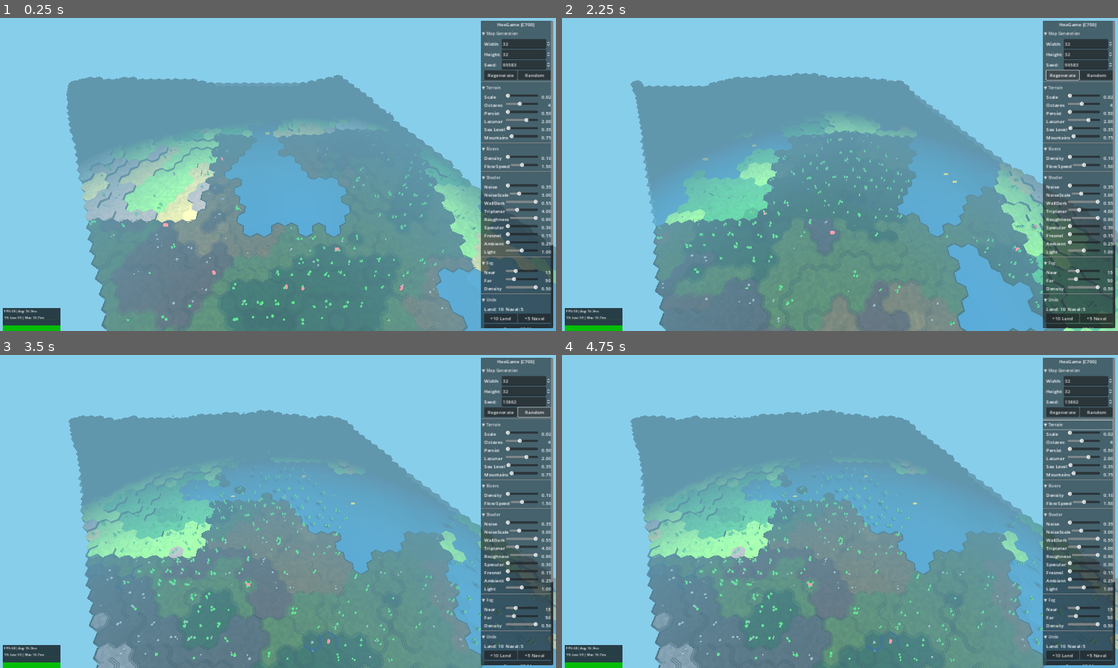
Above: before the commit, frames 1-4 (two rows, left to right).
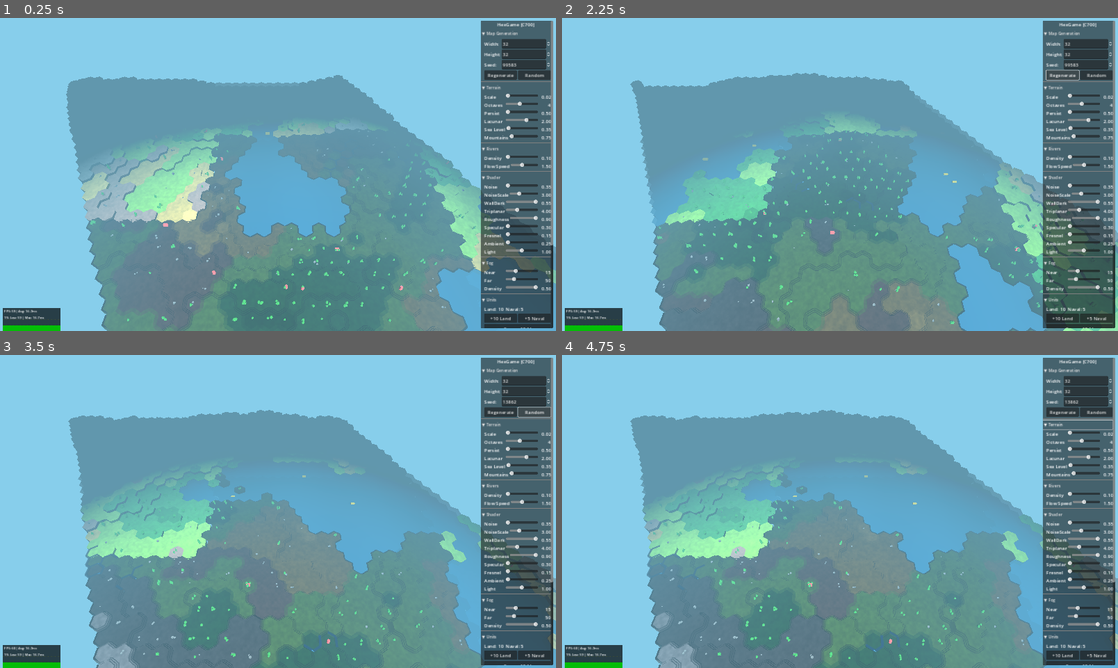
Above: after the commit, the same moments.

Repository: bobum/hexgame
Game: Godot game, scene res://scenes/main.tscn
Two runs of this game, one before a commit and one after it. Both use one fixed random seed, a clock stepped at 60 frames per second and the inputs below.
Inputs:
- Up to frame 1 (0.25 s): no input
- Up to frame 2 (2.25 s): click "▼ Map Generation" at 0.5 s; click "▶ Map Generation" at 1.25 s; click "Regenerate" at 2 s
- Up to frame 3 (3.5 s): click "Random" at 2.75 s
- Up to frame 4 (4.75 s): click "▼ Terrain" at 3.5 s; click "▶ Terrain" at 4.25 s

The runs differ from the first frame. In frame 1, 0.4% of the frame differs, in the area x 16-86%, y 19-98%; in frame 2, 0.4%; in frame 3, 0.9%; in frame 4, 0.9%, in the area x 16-100%, y 18-98%.

Commit message:
Fix floating features bug on map regeneration
Clear cell.features array before generating new features to prevent
old features from persisting across map regenerations. Also reduced
feature XZ offset to keep them centered on hex tops.

Co-Authored-By: Claude Opus 4.5 <noreply@anthropic.com>

Diff:
--- a/godot/src/generation/map_generator.gd
+++ b/godot/src/generation/map_generator.gd
@@ -150,6 +150,10 @@
 
 	var tree_count = 0
 	var rock_count = 0
+
+	# Clear existing features before generating new ones
+	for cell in grid.get_all_cells():
+		cell.features.clear()
 
 	for cell in grid.get_all_cells():
 		# Skip water cells
@@ -192,13 +196,14 @@
 		var center = cell.get_world_position()
 
 		# Try to place trees
+		# Keep offset small to stay on flat center of hex (avoid terrace slopes)
 		if tree_chance > 0 and rng.randf() < tree_chance:
 			var num_trees = rng.randi_range(1, 3)
 			for _i in range(num_trees):
 				var offset = Vector3(
-					rng.randf_range(-0.3, 0.3),
+					rng.randf_range(-0.2, 0.2),
 					0,
-					rng.randf_range(-0.3, 0.3)
+					rng.randf_range(-0.2, 0.2)
 				)
 				var feature = FeatureClass.new(
 					FeatureClass.Type.TREE,
@@ -210,13 +215,14 @@
 				tree_count += 1
 
 		# Try to place rocks
+		# Keep offset small to stay on flat center of hex (avoid terrace slopes)
 		if rock_chance > 0 and rng.randf() < rock_chance:
 			var num_rocks = rng.randi_range(1, 2)
 			for _i in range(num_rocks):
 				var offset = Vector3(
-					rng.randf_range(-0.35, 0.35),
+					rng.randf_range(-0.2, 0.2),
 					0,
-					rng.randf_range(-0.35, 0.35)
+					rng.randf_range(-0.2, 0.2)
 				)
 				var feature = FeatureClass.new(
 					FeatureClass.Type.ROCK,
